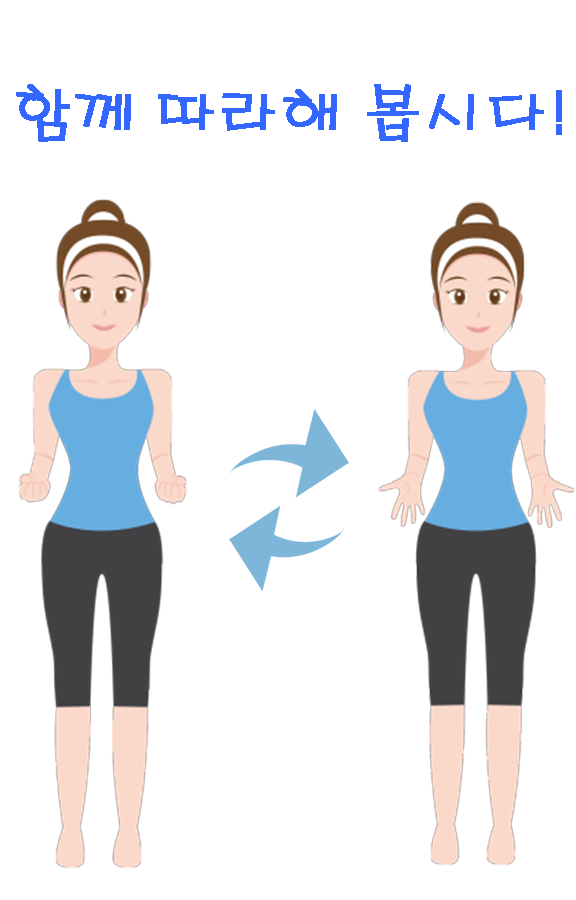
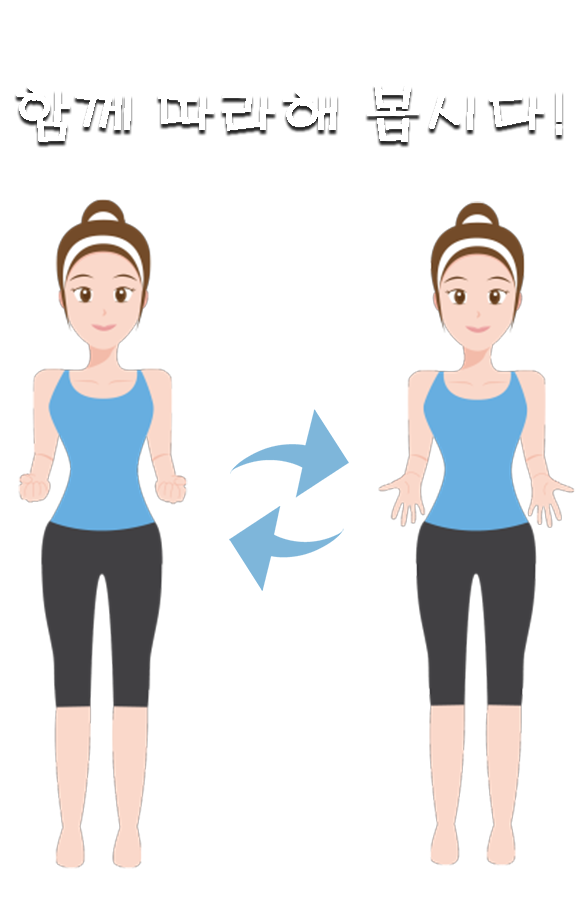
Comparing the layer stacks of the two 576×900 images. Changes:
painted on "함께 따라해 봅시다!" over [16,84,562,142]
